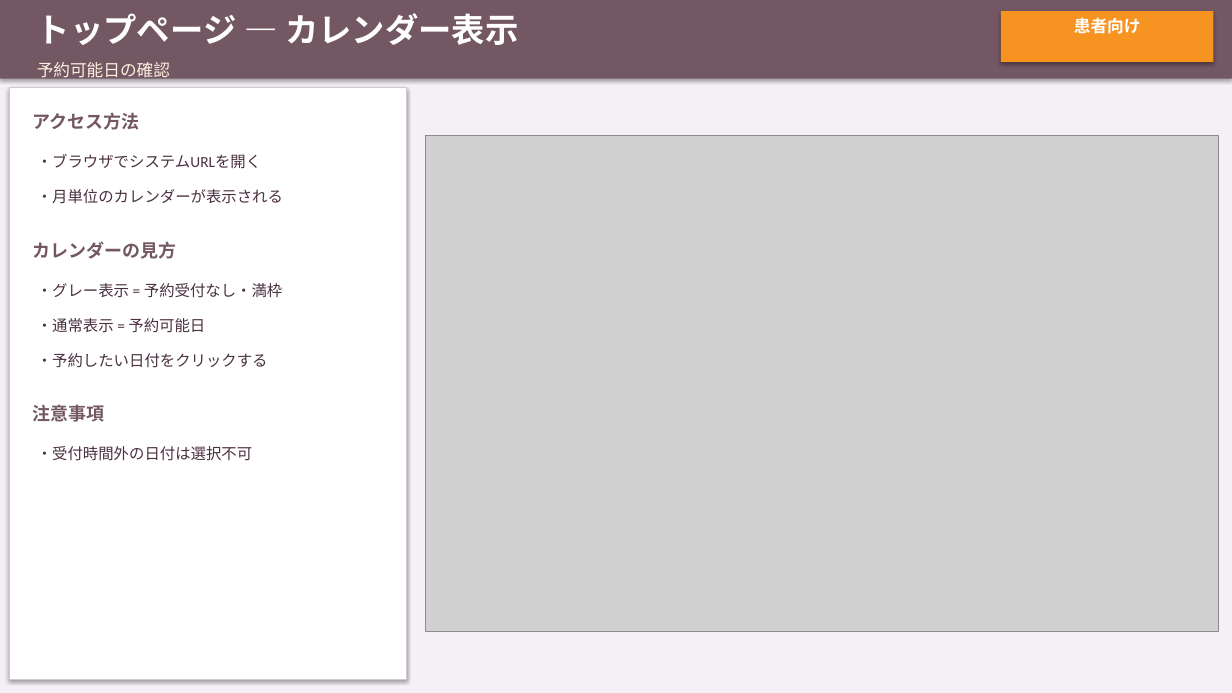
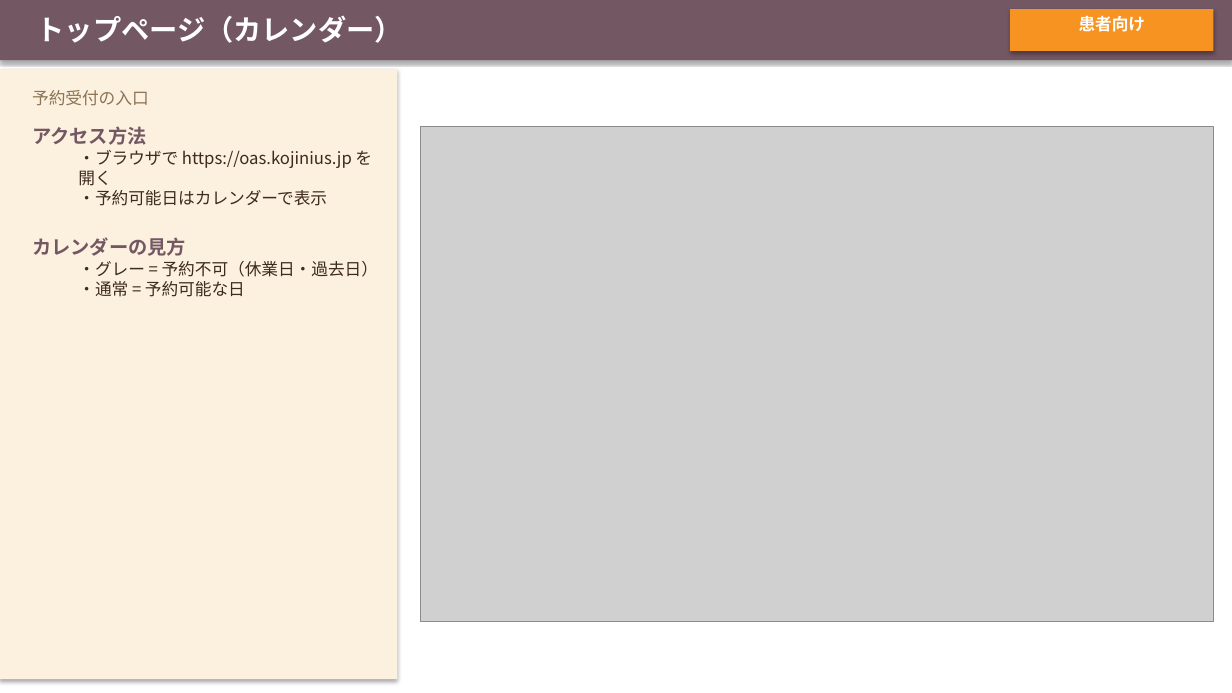
Before and after one commit to Kojinius/fukumoto-reservation, a slide deck: slide 4 of documents/manuals/OnlineAppointSystem_ユーザーマニュアル.pptx. Drawn at 1232x693 pixels with LibreOffice and Linux fonts; fonts in the diff are those of the drawing; grey boxes stand for pictures. Boxes give left, top, right and bottom in pixels: in the first picture for what was removed or moved away, otherwise in the second. Text is boxed around its words. In the diff, an @@ line names an element or a change of style, - is before the commit and + after.

```diff
--- a/documents/manuals/OnlineAppointSystem_ユーザーマニュアル.pptx
+++ b/documents/manuals/OnlineAppointSystem_ユーザーマニュアル.pptx
@@ rectangle: place and size @@
-rectangle at box(0, 0, 1232, 79)
+rectangle at box(0, 0, 1232, 60)
@@ rectangle at box(0, 0, 1232, 693): fill #F5F0F5 to #FFFFFF @@
@@ text at box(37, 16, 403, 43): text changed; size 26 to 22 pt; font Calibri to Noto Sans CJK JP @@
-トップページ — カレンダー表示
+トップページ（カレンダー）
@@ text "患者向け" at box(1079, 15, 1146, 32): font Calibri to Noto Sans CJK JP @@
@@ rectangle: place and size @@
-rectangle at box(1001, 11, 1214, 62)
+rectangle at box(1010, 9, 1214, 51)
@@ rectangle: place and size @@
-rectangle at box(9, 88, 407, 679)
+rectangle at box(0, 69, 397, 679)
@@ rectangle at box(0, 69, 397, 679): fill #FFFFFF to #FCF0DE; outline #CCCCCC 0.5 pt to none @@
@@ text removed at box(37, 62, 170, 81) @@
-予約可能日の確認
@@ text added at box(32, 90, 149, 106), 13 pt, text #8B7355 @@
+予約受付の入口
@@ text "アクセス方法": place and size @@
-text "アクセス方法" at box(32, 112, 139, 130)
+text "アクセス方法" at box(32, 126, 378, 297)
@@ text at box(32, 126, 147, 145): size 14 to 15 pt, font Calibri to Noto Sans CJK JP in "アクセス方法" @@
@@ picture: place and size @@
-picture at box(425, 136, 1218, 631)
+picture at box(421, 127, 1214, 622)
@@ text at box(32, 150, 378, 297): paragraphs added @@
+  ・ブラウザで https://oas.kojinius.jp を開く
+  ・予約可能日はカレンダーで表示
+カレンダーの見方
+  ・グレー = 予約不可（休業日・過去日）
+  ・通常 = 予約可能な日
@@ text removed at box(37, 154, 261, 168) @@
-・ブラウザでシステムURLを開く
@@ text removed at box(37, 189, 283, 204) @@
-・月単位のカレンダーが表示される
@@ text removed at box(32, 241, 176, 259) @@
-カレンダーの見方
@@ text removed at box(37, 283, 282, 298) @@
-・グレー表示 = 予約受付なし・満枠
@@ text removed at box(37, 318, 205, 333) @@
-・通常表示 = 予約可能日
@@ text removed at box(37, 353, 268, 368) @@
-・予約したい日付をクリックする
@@ text removed at box(32, 404, 104, 422) @@
-注意事項
@@ text removed at box(37, 446, 252, 461) @@
-・受付時間外の日付は選択不可
```
Also in this commit, not shown: 6 other slides changed, 15 slides added, 13 slides removed, 33 other files.
